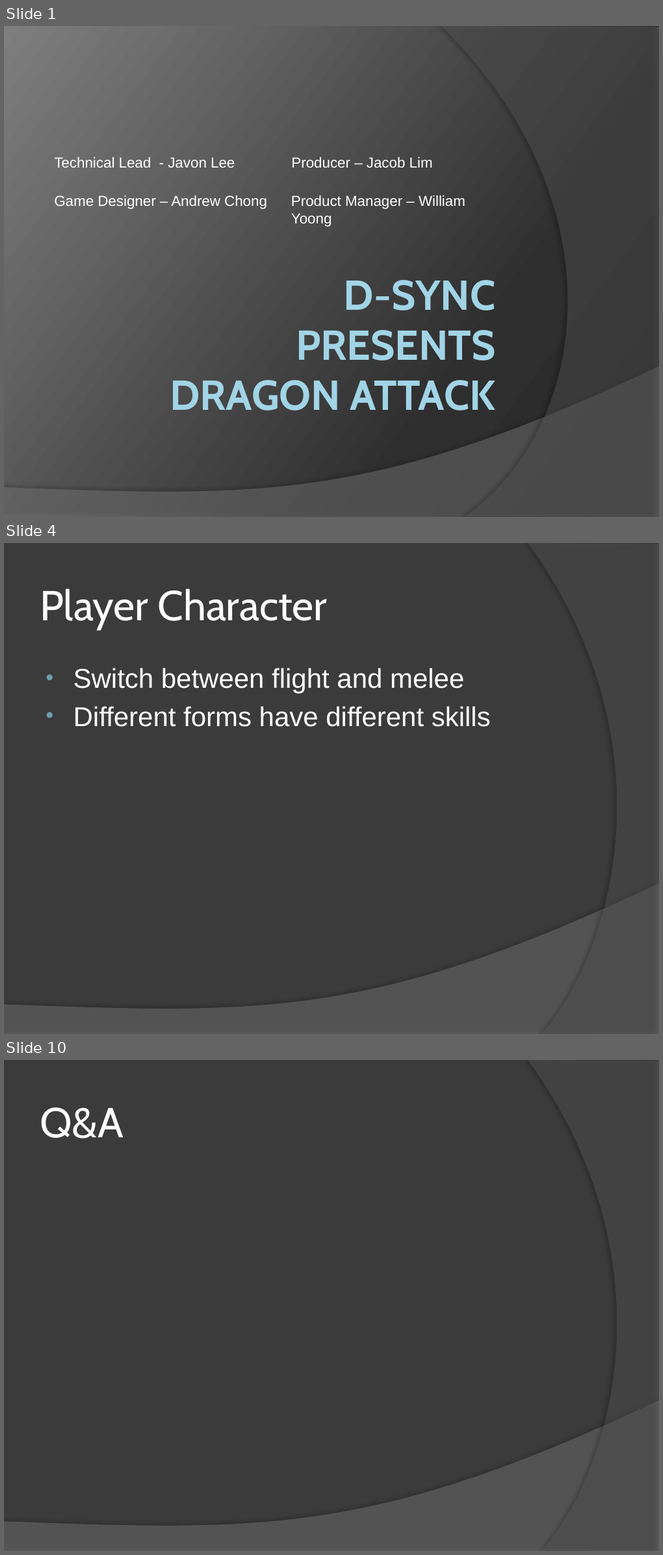
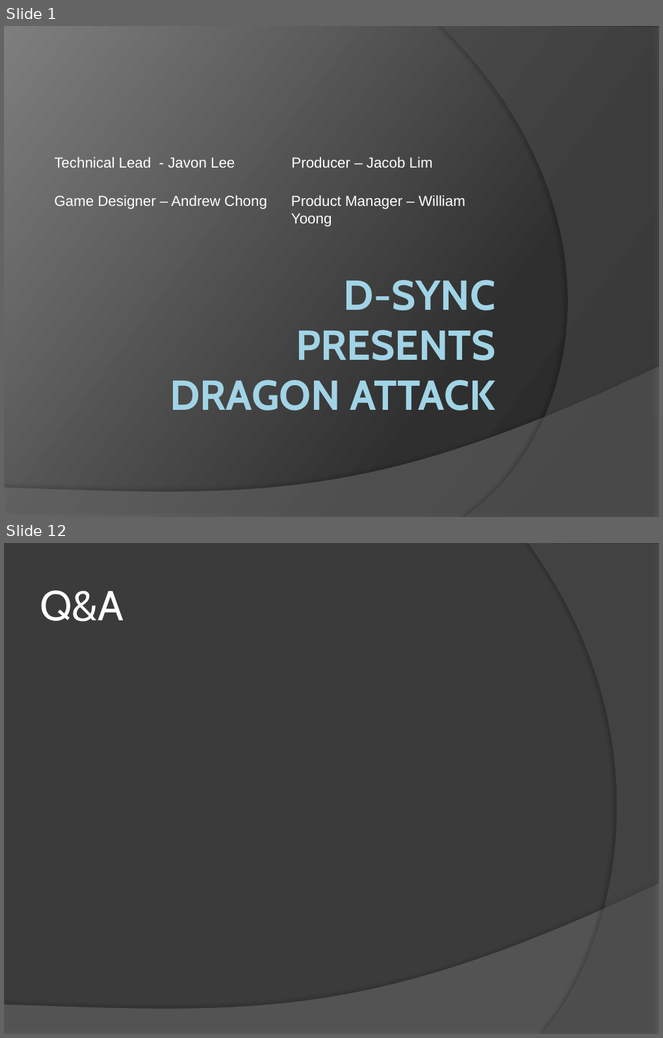
Before and after one commit to everescent/drqst, a slide deck: Pre-Production/D-Sync.pptx. Shown one above the other, each under a label of ours: slides 1, 4 and 10 before the commit, slides 1 and 12 after it; the slides between them are not shown. The pictures are 663x1555 and 663x1038 pixels, drawn with LibreOffice and Linux fonts; fonts in the diff are those of the drawing. Boxes give left, top, right and bottom in pixels: in the first picture for what was removed or moved away, otherwise in the second. Text is boxed around its words. In the diff, an @@ line names an element or a change of style, - is before the commit and + after.

```diff
--- a/Pre-Production/D-Sync.pptx
+++ b/Pre-Production/D-Sync.pptx
@@ slide 4 removed at [4, 543, 659, 1034], background #3B3B3B; not listed: 2 template elements that a slide beside it also shows @@
@@ title removed at [40, 589, 328, 629] @@
-Player Character
@@ text removed at [74, 668, 491, 727] @@
-• Switch between flight and melee
-• Different forms have different skills
@@ what was slide 10 is now slide 12 @@
```
Also in this commit, not shown: 7 slides changed, 3 slides added.
